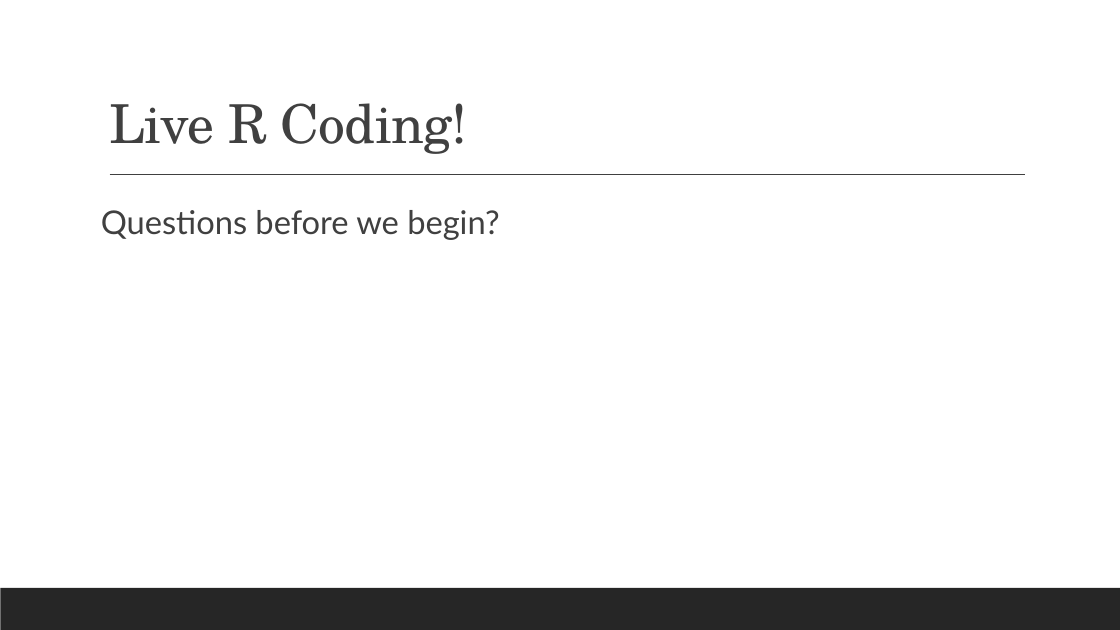
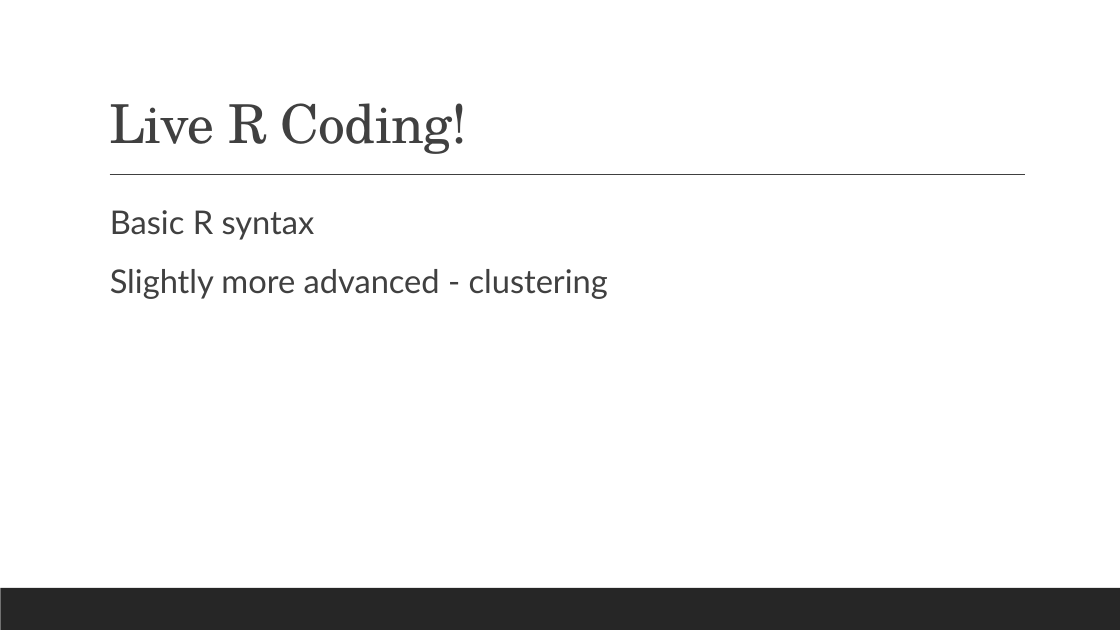
Before and after one commit to ou-artificial/OUAIxOUSACM-IntroToR, a slide deck: slide 6 of presentation/IntroToR.pptx. Drawn at 1120x630 pixels with LibreOffice and Linux fonts; fonts in the diff are those of the drawing. Boxes give left, top, right and bottom in pixels: in the first picture for what was removed or moved away, otherwise in the second. Text is boxed around its words. In the diff, an @@ line names an element or a change of style, - is before the commit and + after.

```diff
--- a/presentation/IntroToR.pptx
+++ b/presentation/IntroToR.pptx
@@ text at box(110, 210, 608, 299): text changed @@
-Questions before we begin?
+  Basic R syntax
+  Slightly more advanced - clustering
```
Also in this commit, not shown: 2 other slides changed.
